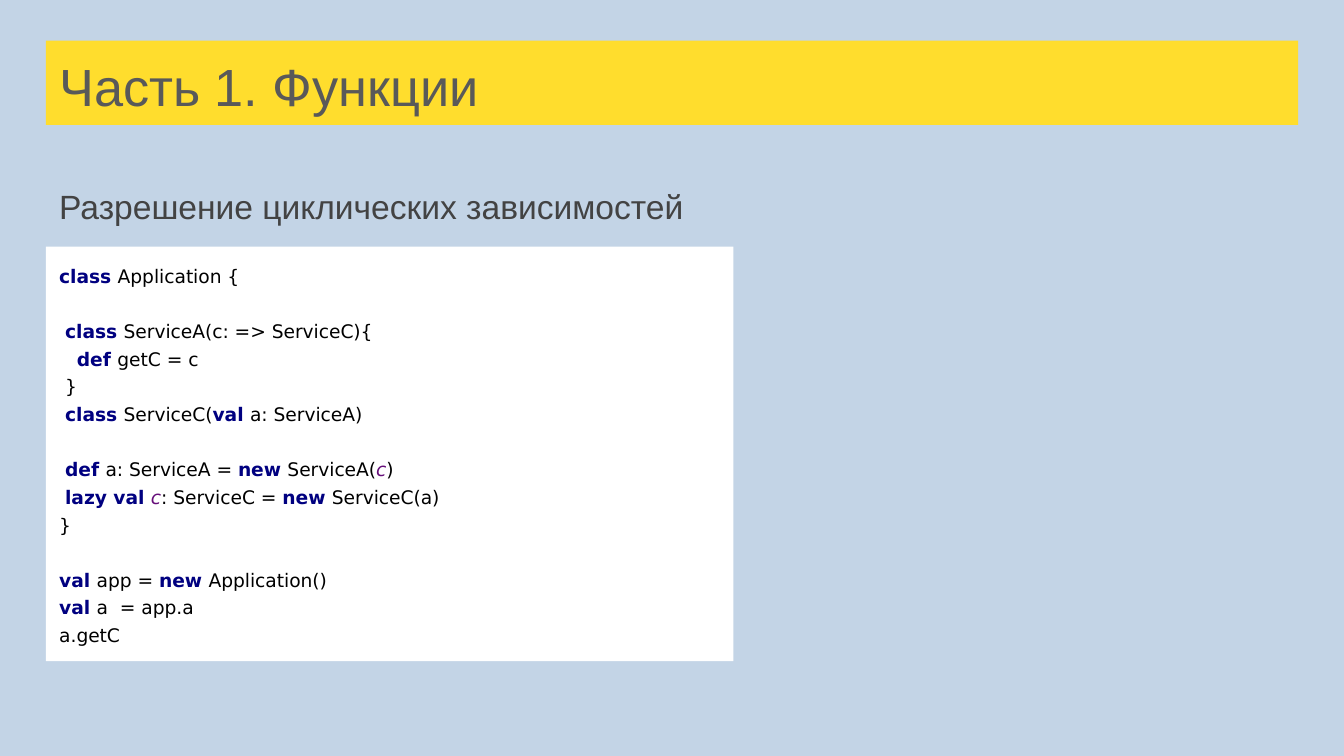
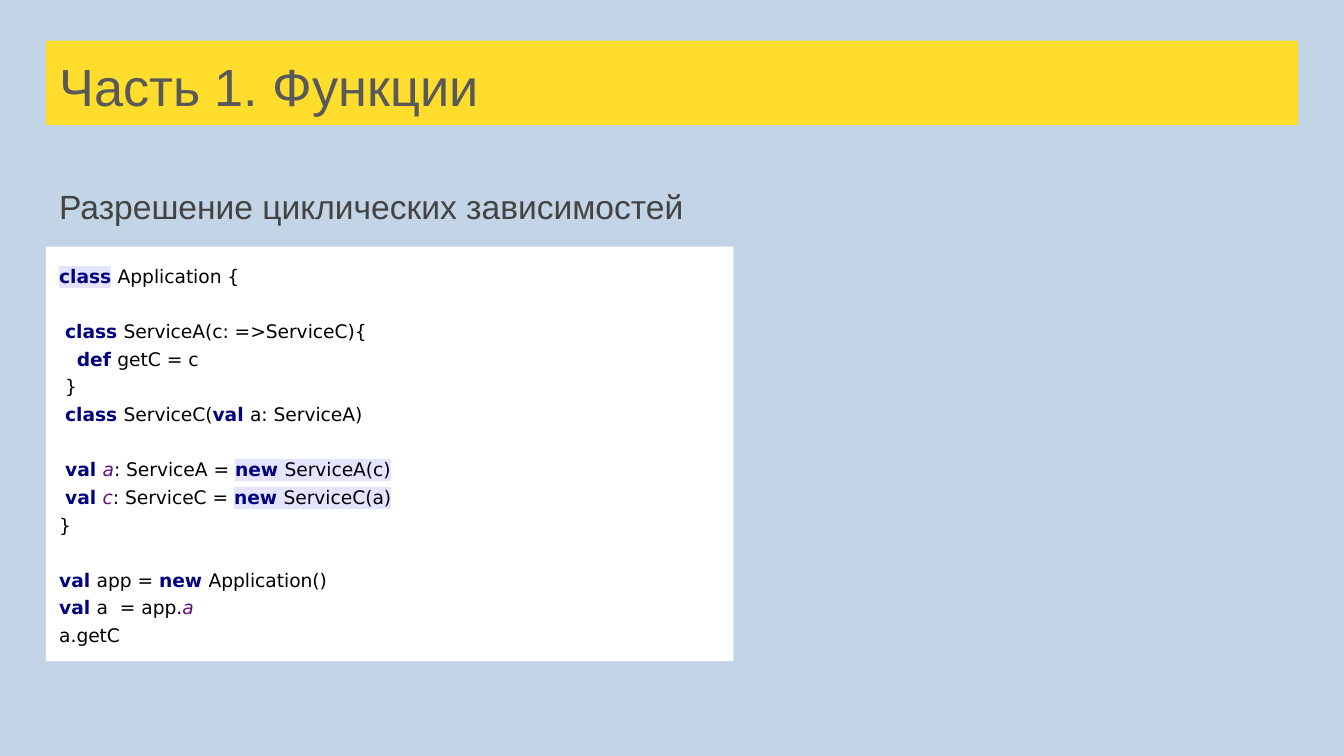
Before and after one commit to kiri11/scala-school, a slide deck: slide 30 of src/main/resources/Лекции Scala для FinTech.pptx. Drawn at 1344x756 pixels with LibreOffice and Linux fonts; fonts in the diff are those of the drawing. Boxes give left, top, right and bottom in pixels: in the first picture for what was removed or moved away, otherwise in the second. Text is boxed around its words. In the diff, an @@ line names an element or a change of style, - is before the commit and + after.

Commit message:
Fix in SQLAPI and Computation fix typos in lectures

```diff
--- a/src/main/resources/Лекции Scala для FinTech.pptx
+++ b/src/main/resources/Лекции Scala для FinTech.pptx
@@ text in rectangle at box(59, 268, 363, 646): highlight none to #E4E4FF in "class"; highlight none to #FFFFFF in "Application {", "def getC = c", "}", "class ServiceC(val a: ServiceA)" and 4 more places; text colour #000000 to #660E7A, italic on in "app.a" @@
@@ text in rectangle at box(65, 323, 367, 341): spaces changed @@
-class ServiceA(c: => ServiceC){
+class ServiceA(c: =>ServiceC){
@@ text in rectangle at box(65, 461, 392, 507): text changed @@
-def a: ServiceA = new ServiceA(c)
-lazy val c: ServiceC = new ServiceC(a)
+val a: ServiceA = new ServiceA(c)
+val c: ServiceC = new ServiceC(a)
```
Also in this commit, not shown: 7 other slides changed, 3 other files.
